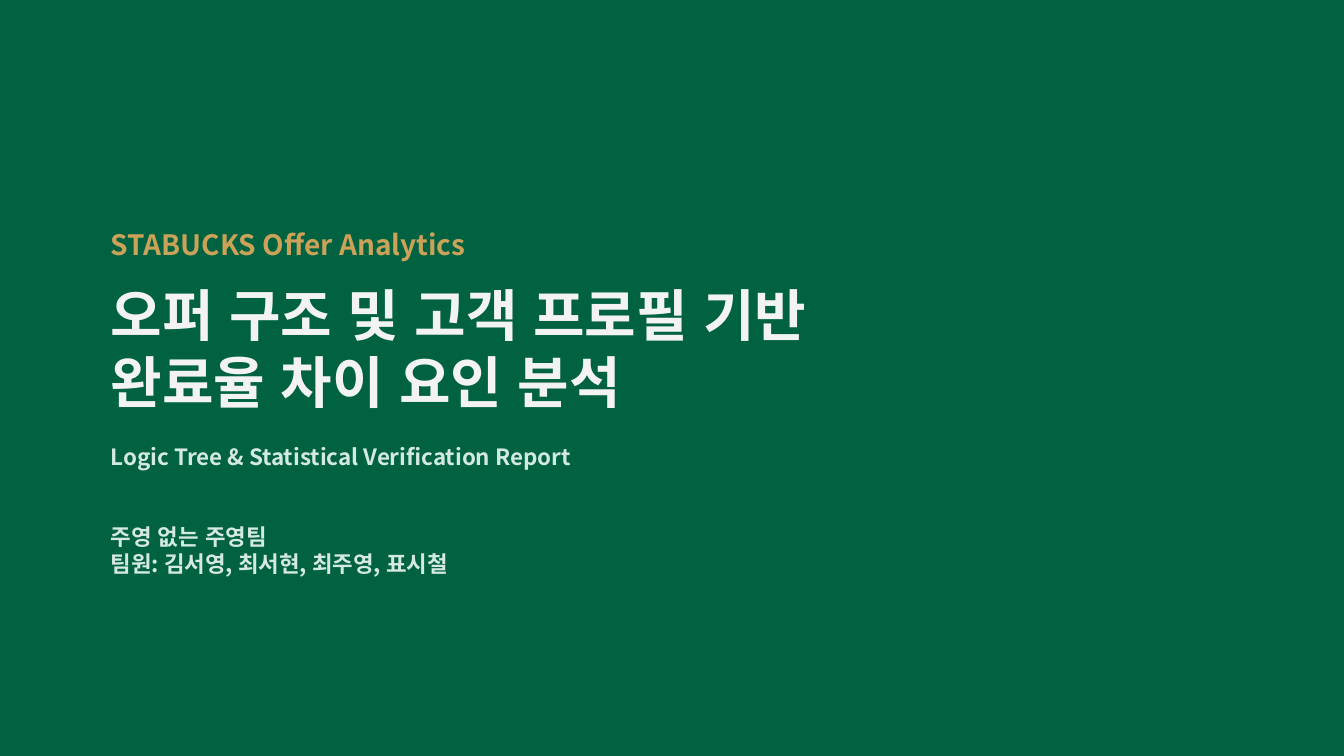
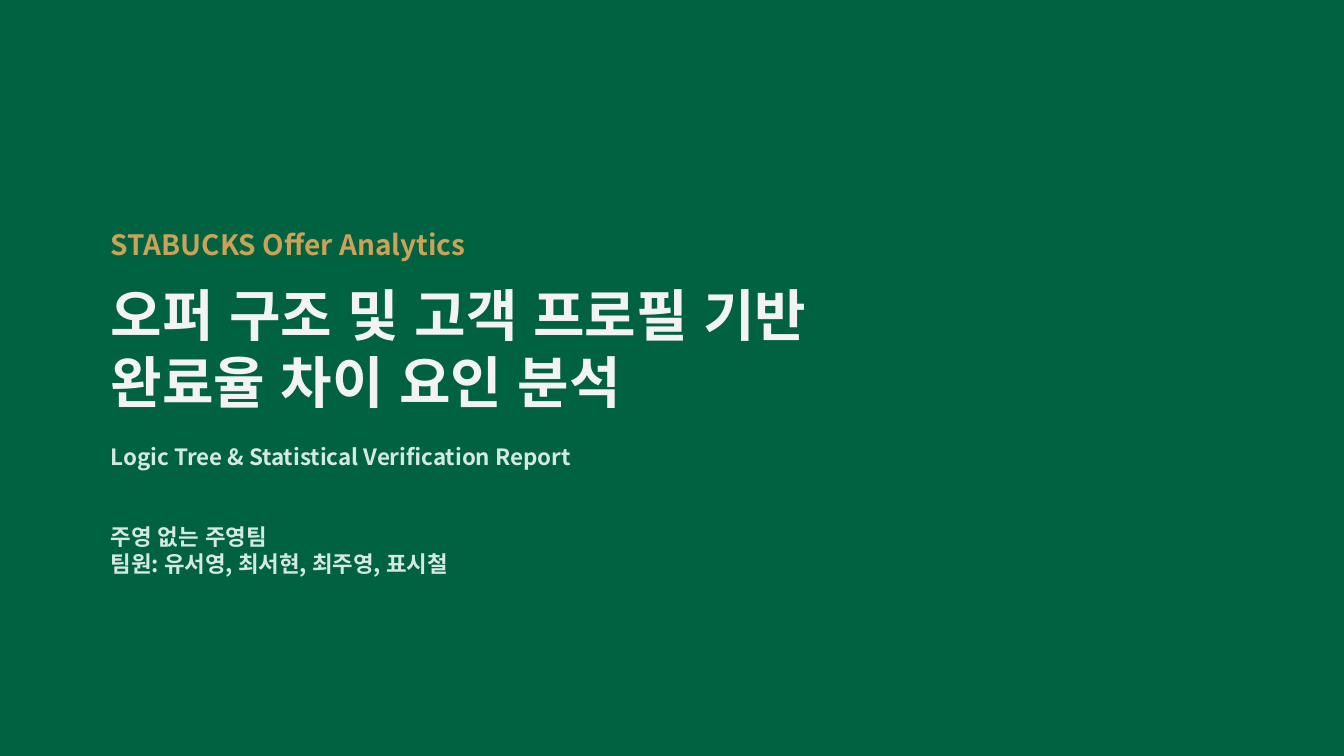
Before and after one commit to Sicheol-Pyo/ai-data-bootcamp, a slide deck: slide 1 of project_2/주영 없는 주영팀 Project2 발표자료.pptx. Drawn at 1344x756 pixels with LibreOffice and Linux fonts; fonts in the diff are those of the drawing. Boxes give left, top, right and bottom in pixels: in the first picture for what was removed or moved away, otherwise in the second. Text is boxed around its words. In the diff, an @@ line names an element or a change of style, - is before the commit and + after.

```diff
--- a/project_2/주영 없는 주영팀 Project2 발표자료.pptx
+++ b/project_2/주영 없는 주영팀 Project2 발표자료.pptx
@@ text at [111,553,448,577]: text changed @@
-팀원: 김서영, 최서현, 최주영, 표시철
+팀원: 유서영, 최서현, 최주영, 표시철
```
Also in this commit, not shown: 1 other slide changed, 4 other files.
